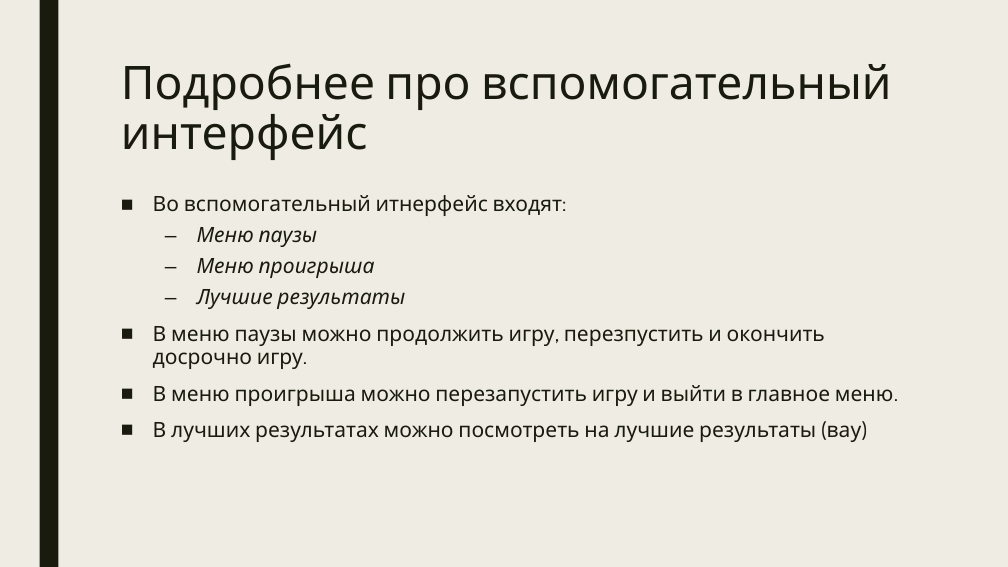
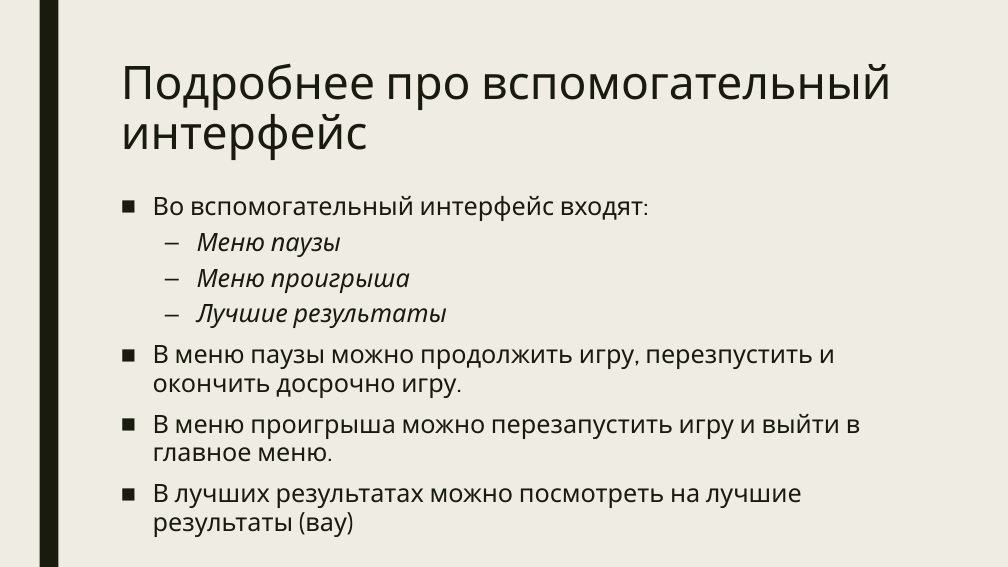
Before and after one commit to emerikko/Tetris, a slide deck: slide 8 of Tetris.pptx. Drawn at 1008x567 pixels with LibreOffice and Linux fonts; fonts in the diff are those of the drawing. Boxes give left, top, right and bottom in pixels: in the first picture for what was removed or moved away, otherwise in the second. Text is boxed around its words. In the diff, an @@ line names an element or a change of style, - is before the commit and + after.

```diff
--- a/Tetris.pptx
+++ b/Tetris.pptx
@@ text at <box>153,196,649,221</box>: text changed; size 20 to 24 pt @@
-■ Во вспомогательный итнерфейс входят:
+■ Во вспомогательный интерфейс входят:
@@ text at <box>153,233,861,537</box>: size 20 to 24 pt in "Меню паузы", "Меню проигрыша", "Лучшие результаты", "В меню паузы можно продолжить игру, перезпустить ..." and 2 more places @@
```
Also in this commit, not shown: 6 other slides changed, 1 slide added.
